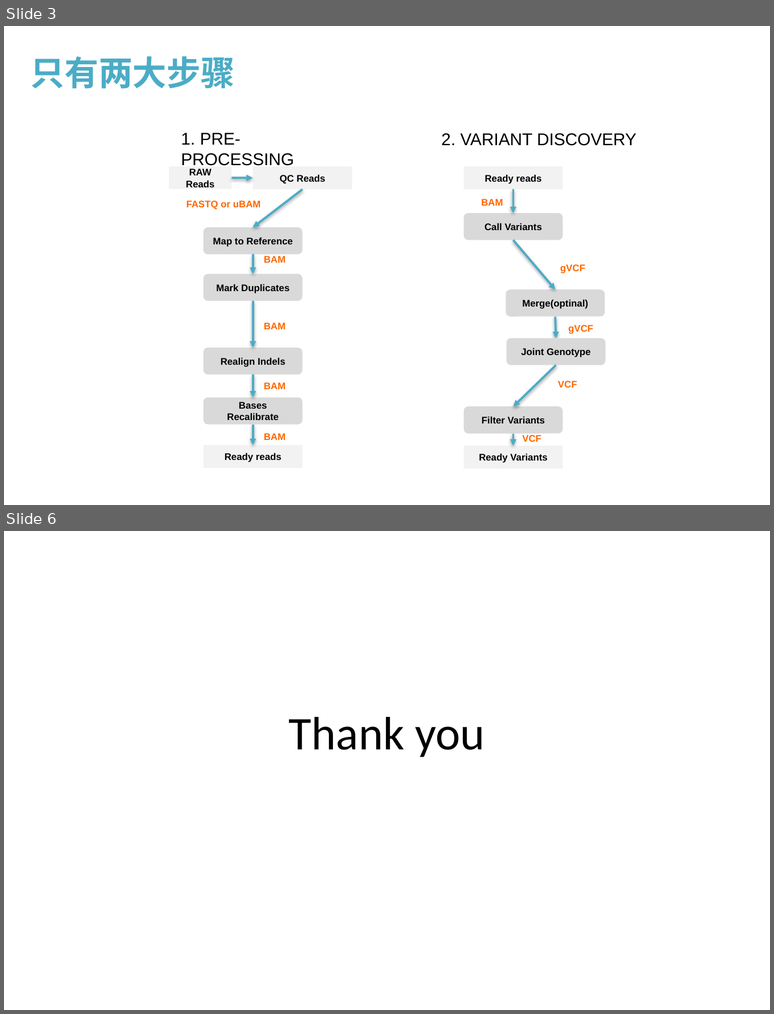
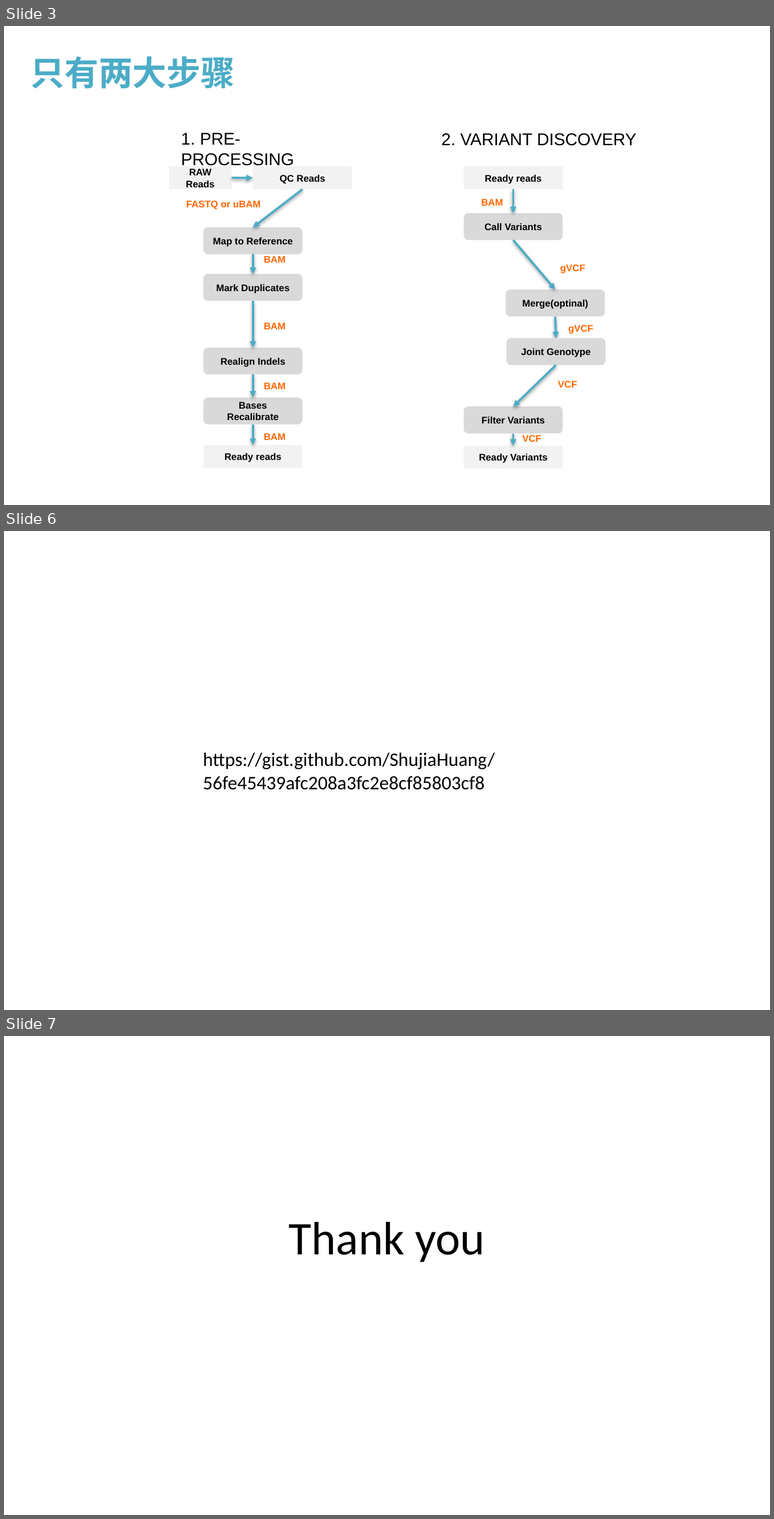
Before and after one commit to ShujiaHuang/speedwgs, a slide deck: assets/WGS_Simplify.pptx. Shown one above the other, each under a label of ours: slides 3 and 6 before the commit, slides 3, 6 and 7 after it; the slides between them are not shown. The pictures are 774x1014 and 774x1519 pixels, drawn with LibreOffice and Linux fonts; fonts in the diff are those of the drawing. Boxes give left, top, right and bottom in pixels: in the first picture for what was removed or moved away, otherwise in the second. Text is boxed around its words. In the diff, an @@ line names an element or a change of style, - is before the commit and + after.

```diff
--- a/assets/WGS_Simplify.pptx
+++ b/assets/WGS_Simplify.pptx
@@ slide 6 added at (x1=4, y1=531, x2=770, y2=1010), background #FFFFFF @@
@@ text added at (x1=203, y1=752, x2=495, y2=790), 18 pt, text #000000 @@
+https://gist.github.com/ShujiaHuang/56fe45439afc208a3fc2e8cf85803cf8
@@ what was slide 6 is now slide 7 @@
```
Also in this commit, not shown: 2 slides changed.
